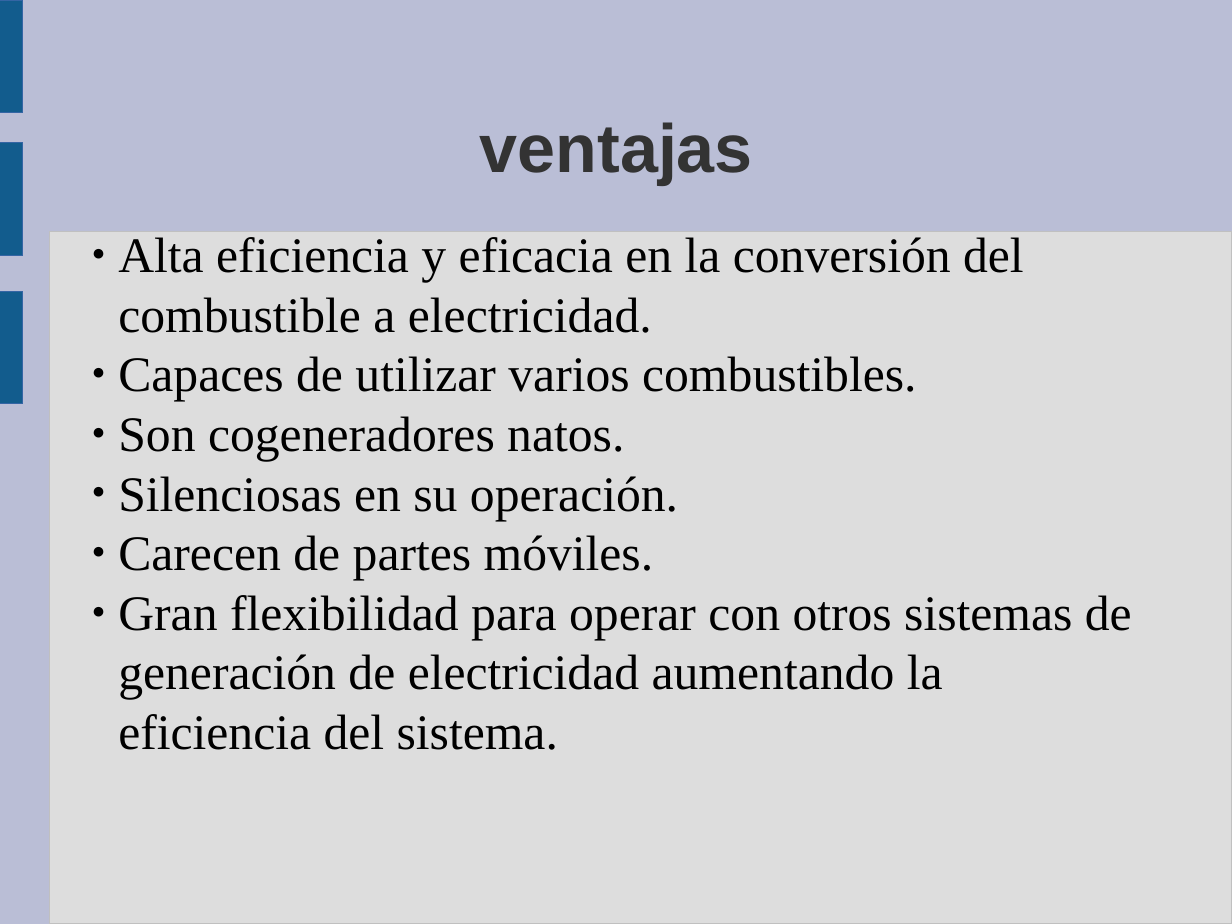
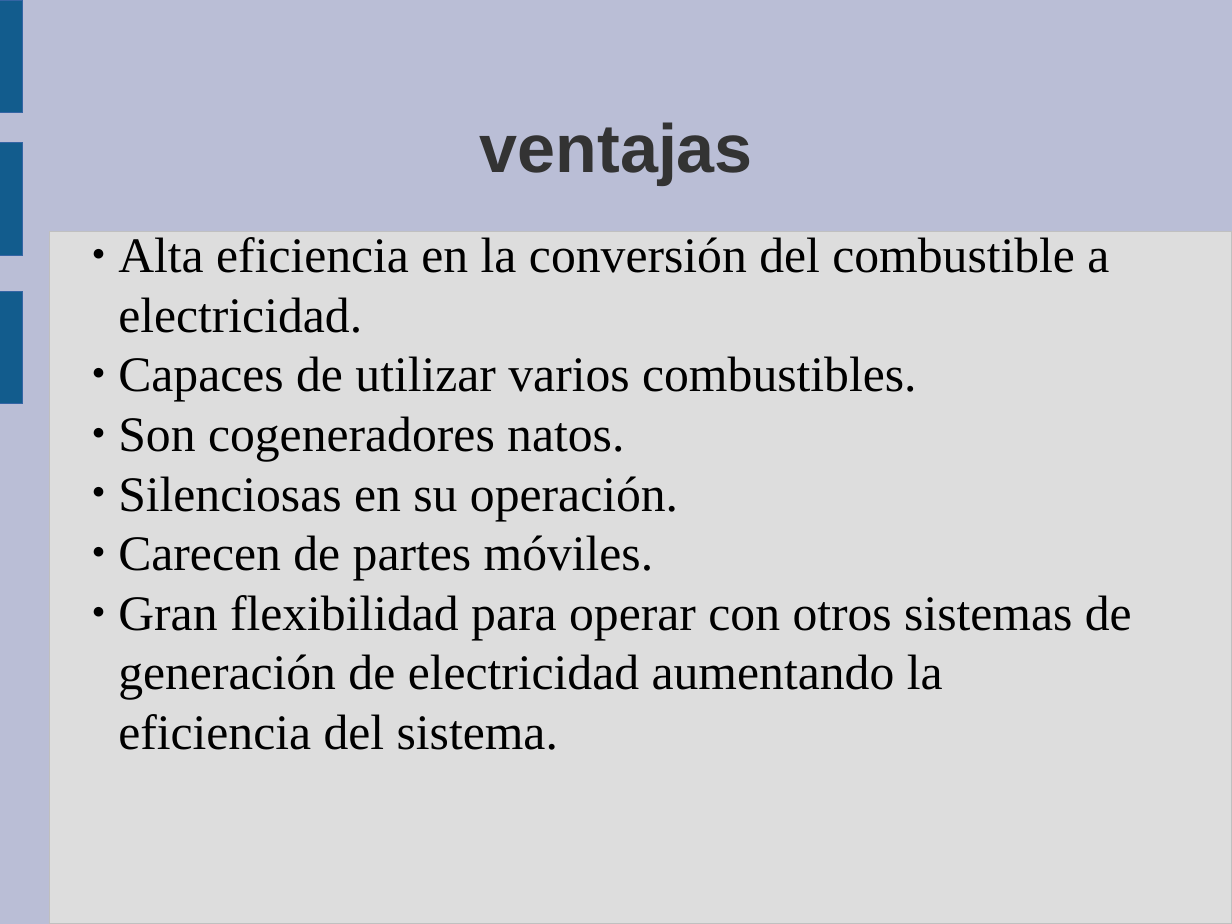
Before and after one commit to guanucoluis/proyecto5r1, a slide deck: slide 15 of Catedras/Tecnologia/MARCO.odp. Drawn at 1232x924 pixels with LibreOffice and Linux fonts; fonts in the diff are those of the drawing. Boxes give left, top, right and bottom in pixels: in the first picture for what was removed or moved away, otherwise in the second. Text is boxed around its words. In the diff, an @@ line names an element or a change of style, - is before the commit and + after.

```diff
--- a/Catedras/Tecnologia/MARCO.odp
+++ b/Catedras/Tecnologia/MARCO.odp
@@ subtitle at (118, 237, 1109, 333): text changed @@
-● Alta eficiencia y eficacia en la conversión del combustible a electricidad.
+● Alta eficiencia en la conversión del combustible a electricidad.
```
Also in this commit, not shown: 6 other slides changed, 2 slides added, 1 slide removed.
